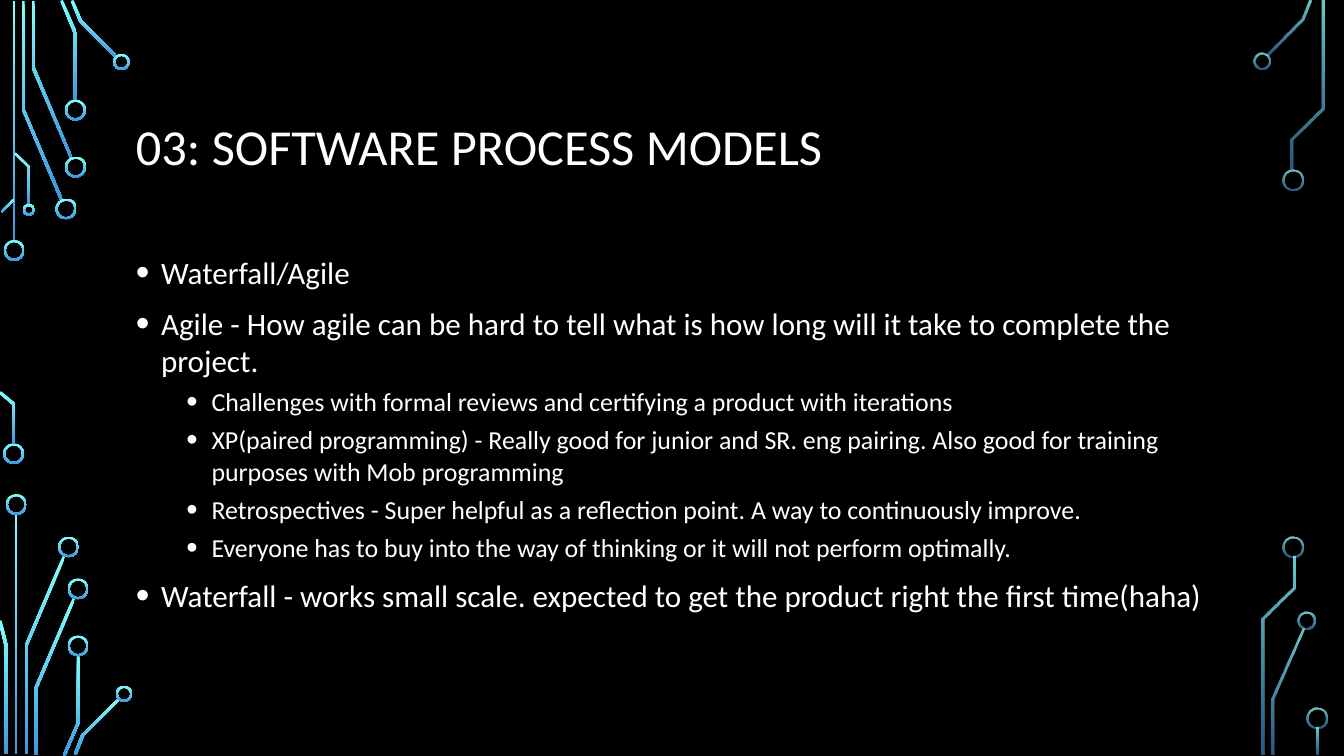
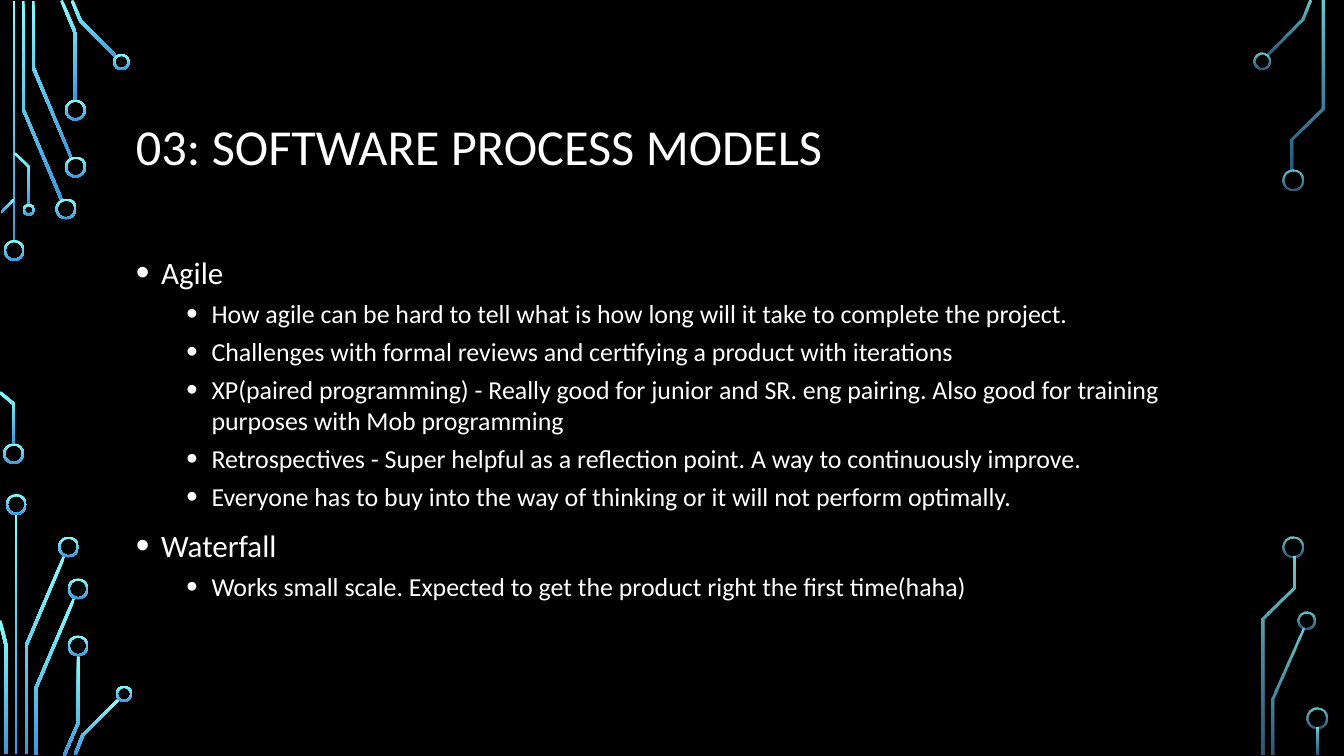
Before and after one commit to AdamCorbinFAUPhD/CEN5035-Software-Engineering, a slide deck: slide 5 of mini_lectures/Mini lectures.pptx. Drawn at 1344x756 pixels with LibreOffice and Linux fonts; fonts in the diff are those of the drawing; background and template pictures are left out. Boxes give left, top, right and bottom in pixels: in the first picture for what was removed or moved away, otherwise in the second. Text is boxed around its words. In the diff, an @@ line names an element or a change of style, - is before the commit and + after.

```diff
--- a/mini_lectures/Mini lectures.pptx
+++ b/mini_lectures/Mini lectures.pptx
@@ text at bbox=[161, 262, 1067, 328]: text changed; size 22.2 to 18.5 pt @@
-• Waterfall/Agile
-• Agile - How agile can be hard to tell what is how long will it take to complete the project.
+• Agile
+  • How agile can be hard to tell what is how long will it take to complete the project.
@@ text at bbox=[161, 535, 966, 601]: text changed; size 22.2 to 18.5 pt @@
-• Waterfall - works small scale. expected to get the product right the first time(haha)
+• Waterfall
+  • Works small scale. Expected to get the product right the first time(haha)
```
Also in this commit, not shown: 4 slides added.
